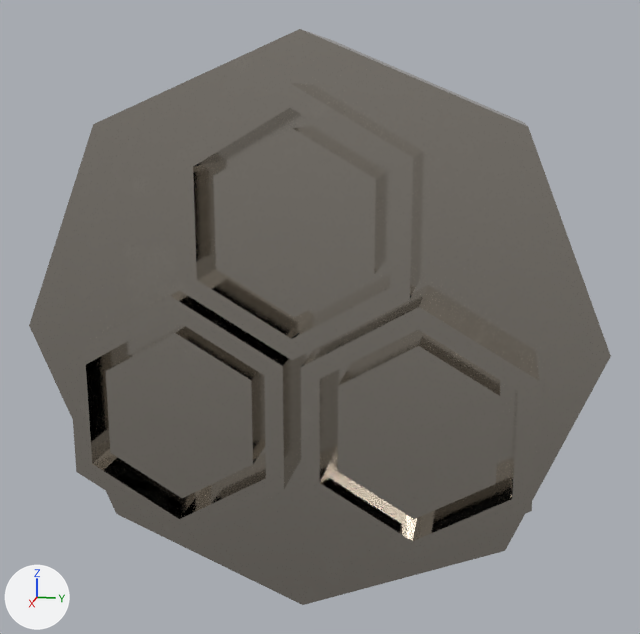
The glTF model src/worlds/Space_Room/assets/models/outlet_r_3.glb, before and after one commit.
One viewpoint serves both versions: a camera (50 mm lens) standing at (-7.628, -0.993, 1.099) and looking at (-8.12, -1.092, 0.976). Arrows for +X, +Y and +Z are at lower left; the lights stay in place. Where no turn or scale is listed for an object, it has been applied to the vertices.

Script lines for the objects in view, before the commit:
```python
me_cylinder_013 = bpy.data.meshes.new('Cylinder.013')
me_cylinder_013.from_pydata(...)  # 132 vertices, 260 faces; spans x -0.042..0.07, y -0.164..0.164, z -0.164..0.164
me_cylinder_013.materials.append(mat_scuffed_titanium_pbr)
ob_cylinder_011 = bpy.data.objects.new('Cylinder.011', me_cylinder_013)
ob_cylinder_011.location = (-8.1324, -1.0961, 0.9695)
```
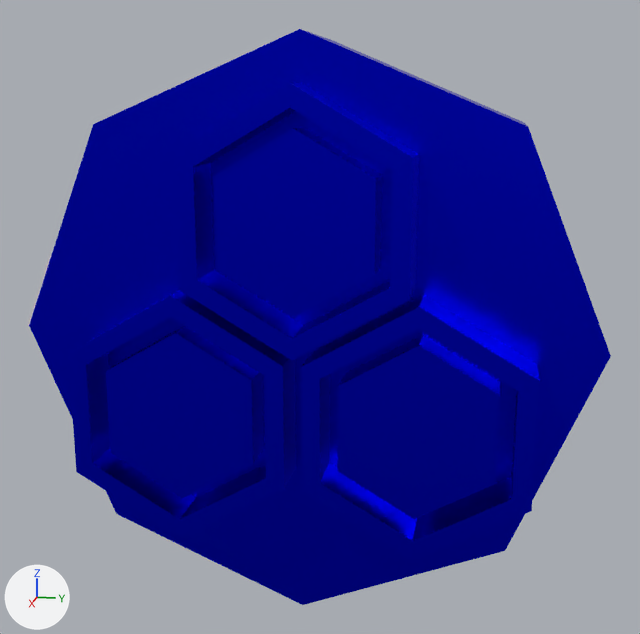
The newer file is also turned or shifted as a whole; pictures and numbers use the older file's frame.

Pixel boxes [x1, y1, x2, y2] of what changed, in the pictures (640 x 634 px):
'Cylinder.011', recoloured (grey to blue): [29, 29, 611, 605] in both

The change, as a diff of the scene's bpy script:
```diff
--- a/src/worlds/Space_Room/assets/models/outlet_r_3.glb.py
+++ b/src/worlds/Space_Room/assets/models/outlet_r_3.glb.py
@@ mat_blue @@
+mat_blue = principled_material('blue')
+mat_blue.base_color = (0.0, 0.00327, 0.8)  # blue #000be7
+mat_blue.metallic = 1.0
+mat_blue.roughness = 0.327
@@ me_cylinder_013 @@
 me_cylinder_013.from_pydata(...)  # 132 vertices, 260 faces; spans x -0.042..0.07, y -0.164..0.164, z -0.164..0.164
-me_cylinder_013.materials.append(mat_scuffed_titanium_pbr)
+me_cylinder_013.materials.append(mat_blue)  # blue #000be7
```
